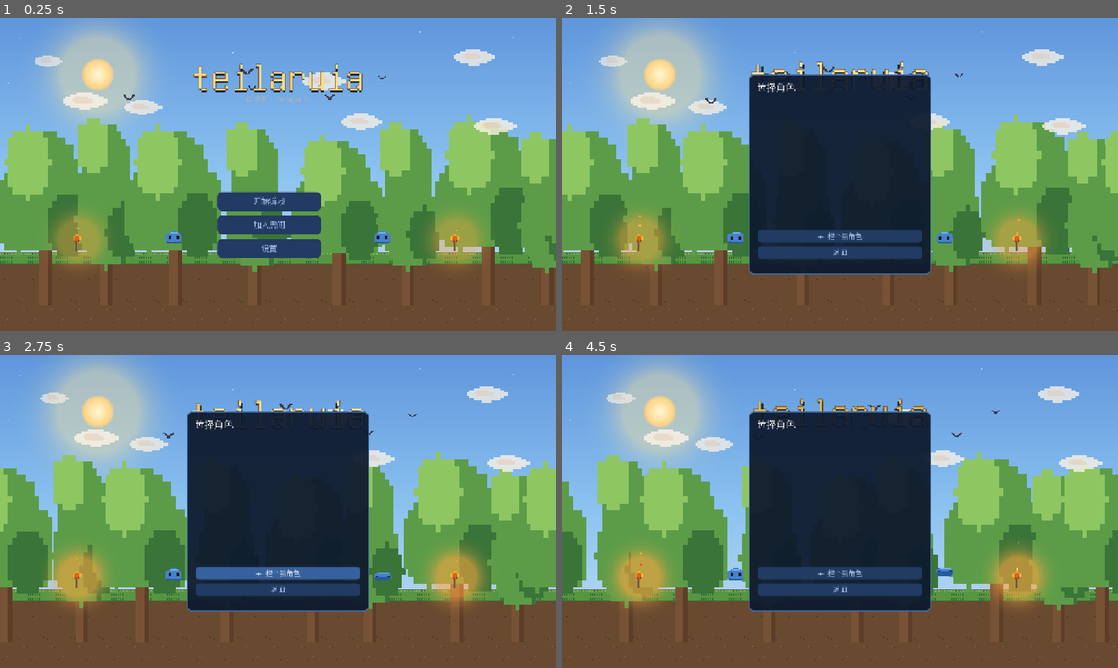
Above: before the commit, frames 1-4 (two rows, left to right).
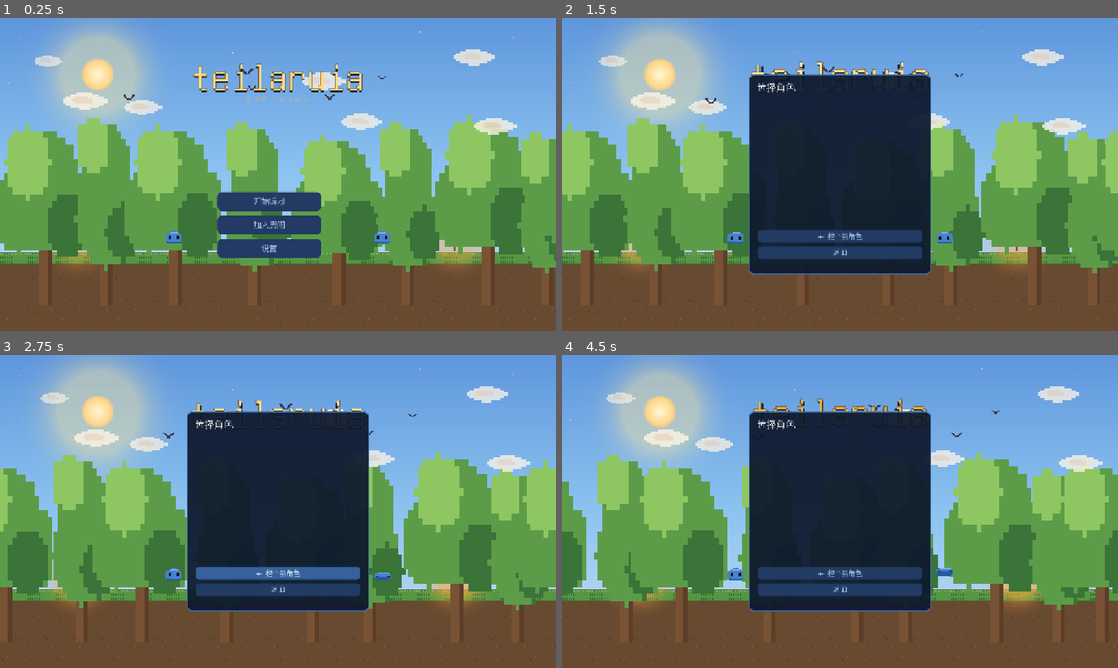
Above: after the commit, the same moments.

Repository: Nornttyy/tielaruia
Game: Godot game, scene res://scenes/main.tscn
Same seed, same stepped clock (60 frames per second), same inputs: the game is played once before the commit and once after it.
Inputs (mouse positions are in pixels of both pictures, inside the frame that each line leads up to):
- Up to frame 1 (0.25 s): no input
- Up to frame 2 (1.5 s): click "开始游戏" at 0.5 s; tap Enter at 1.25 s; move the mouse to (962, 158) at 1.27 s; hold D (move_right) from 1.28 s (still down); tap E (interact) at 1.35 s; click (962, 158) at 1.42 s
- Up to frame 3 (2.75 s): tap Space (jump) at 1.52, 1.82 s; release D (move_right) at 2 s; drag from (166, 527) to (250, 574) at 2.02 s
- Up to frame 4 (4.5 s): move the mouse to (895, 442) at 2.77 s; hold D (move_right) 2.78-3.5 s; hold Right mouse button (secondary) 2.78-3.5 s; drag from (812, 574) to (673, 464) at 3.52 s; move the mouse to (1006, 558) at 4.27 s; hold A (move_left) from 4.28 s (still down); tap Alt at 4.35 s

The runs differ from the first frame. In frame 1, 2.1% of the frame differs, in the area x 9-87%, y 62-79%; in frame 2, 2.4%; in frame 3, 2.8%, in the area x 8-88%, y 60-81%; in frame 4, 2.8%.

Commit message:
tweak(menu): 火把放到前景树之前绘制 → 树从前面遮住火把 (含火花)
火把/光晕/火花原本 add 到 BackgroundLayer 末尾=画最前; 改成单独 Torches 层 move 到 TreesFront 之前 → 树滚过时遮住火把。+ 回归测试。

Co-Authored-By: Claude Opus 4.8 (1M context) <noreply@anthropic.com>

Diff:
--- a/scripts/ui/main_menu.gd
+++ b/scripts/ui/main_menu.gd
@@ -283,6 +283,12 @@
 		return
 	var glow_tex: Texture2D = ArtCache.radial_gradient(160)
 	var ground_layer: Node = $BackgroundLayer
+	# 火把层: 插到前景树 (TreesFront) 之前绘制 → 树会从前面遮住火把 (用户要求).
+	var torch_layer := Node2D.new()
+	torch_layer.name = "Torches"
+	ground_layer.add_child(torch_layer)
+	if _trees_front != null:
+		ground_layer.move_child(torch_layer, _trees_front.get_index())
 	var torch_x := [180.0, 1050.0]
 	var ground_y: float = VIEWPORT_SIZE.y * 0.75
 	for tx in torch_x:
@@ -292,22 +298,22 @@
 		glow.modulate = Color(1.0, 0.65, 0.25, 0.45)
 		glow.scale = Vector2(1.4, 1.4)
 		glow.position = Vector2(tx, ground_y - 30.0)
-		ground_layer.add_child(glow)
+		torch_layer.add_child(glow)
 		# 火把本体 (像素画 16×16 → 48×48). 像素图本身已含火苗, 不再叠 flame_overlay.
 		var torch := Sprite2D.new()
 		torch.texture = torch_tex
 		torch.scale = Vector2(3, 3)
 		torch.centered = false
 		torch.position = Vector2(tx - 24.0, ground_y - 48.0)
-		ground_layer.add_child(torch)
+		torch_layer.add_child(torch)
 		# 光晕呼吸 (alpha 节律), 让火光感来自光晕本身而非贴图叠加
 		var t := create_tween().set_loops()
 		t.tween_property(glow, "modulate:a", 0.60, 0.10)
 		t.tween_property(glow, "modulate:a", 0.35, 0.13)
 		t.tween_property(glow, "modulate:a", 0.50, 0.09)
 		t.tween_property(glow, "modulate:a", 0.45, 0.12)
-		# 周期生成上升火花
-		_start_menu_spark_timer(Vector2(tx, ground_y - 42.0), ground_layer)
+		# 周期生成上升火花 (也进火把层 → 同样被前景树遮住)
+		_start_menu_spark_timer(Vector2(tx, ground_y - 42.0), torch_layer)
 
 
 func _start_menu_spark_timer(spawn_pos: Vector2, parent: Node) -> void:
--- /dev/null
+++ b/tests/integration/test_menu_torch_layer.gd
@@ -0,0 +1,17 @@
+# 回归: 主菜单火把层该排在前景树(TreesFront)之前绘制 → 树从前面遮住火把 (用户要求).
+extends GutTest
+
+const MainMenuScene = preload("res://scenes/ui/main_menu.tscn")
+
+
+func test_torch_layer_behind_front_trees() -> void:
+	var menu = MainMenuScene.instantiate()
+	add_child_autofree(menu)
+	await wait_frames(3)   # 等 _ready 跑完 (建树+火把)
+	var bg: Node = menu.get_node("BackgroundLayer")
+	var torches: Node = bg.get_node_or_null("Torches")
+	var front: Node = bg.get_node_or_null("TreesFront")
+	assert_not_null(torches, "该有火把层 Torches")
+	assert_not_null(front, "该有前景树层 TreesFront")
+	if torches != null and front != null:
+		assert_lt(torches.get_index(), front.get_index(), "火把层该在前景树之前绘制 (索引更小=更靠后=被树遮)")
